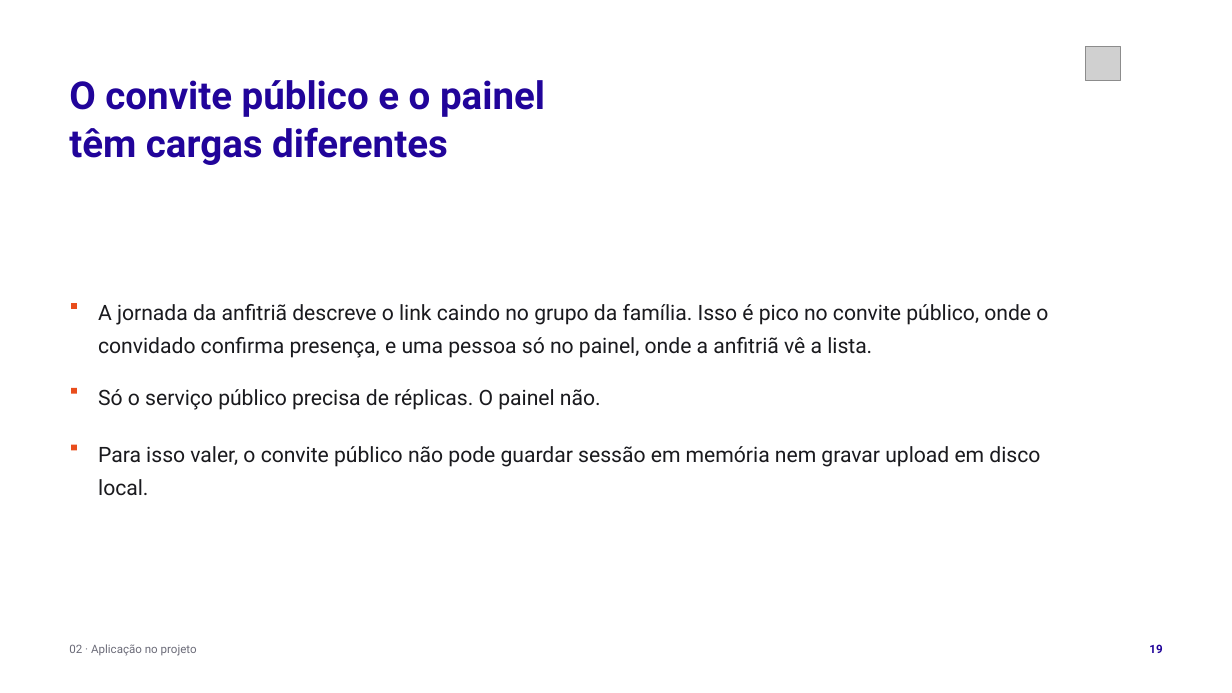
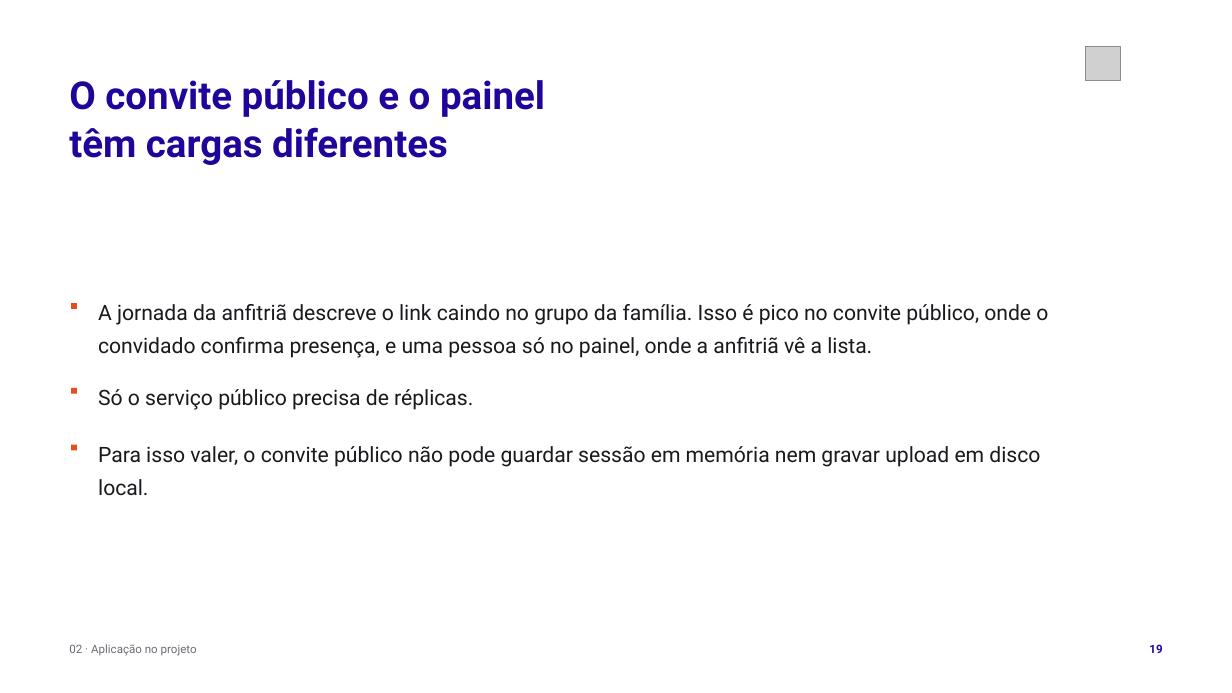
Before and after one commit to tcpassos/invite-app, a slide deck: slide 19 of trabalhos/T1-Docker-Invite-People.pptx. Drawn at 1232x693 pixels with LibreOffice and Linux fonts; fonts in the diff are those of the drawing; grey boxes stand for pictures. Boxes give left, top, right and bottom in pixels: in the first picture for what was removed or moved away, otherwise in the second. Text is boxed around its words. In the diff, an @@ line names an element or a change of style, - is before the commit and + after.

```diff
--- a/trabalhos/T1-Docker-Invite-People.pptx
+++ b/trabalhos/T1-Docker-Invite-People.pptx
@@ text at (x1=98, y1=389, x2=473, y2=410): text changed @@
-Só o serviço público precisa de réplicas. O painel não.
+Só o serviço público precisa de réplicas.
```
Also in this commit, not shown: 9 other slides changed, 12 other files.
